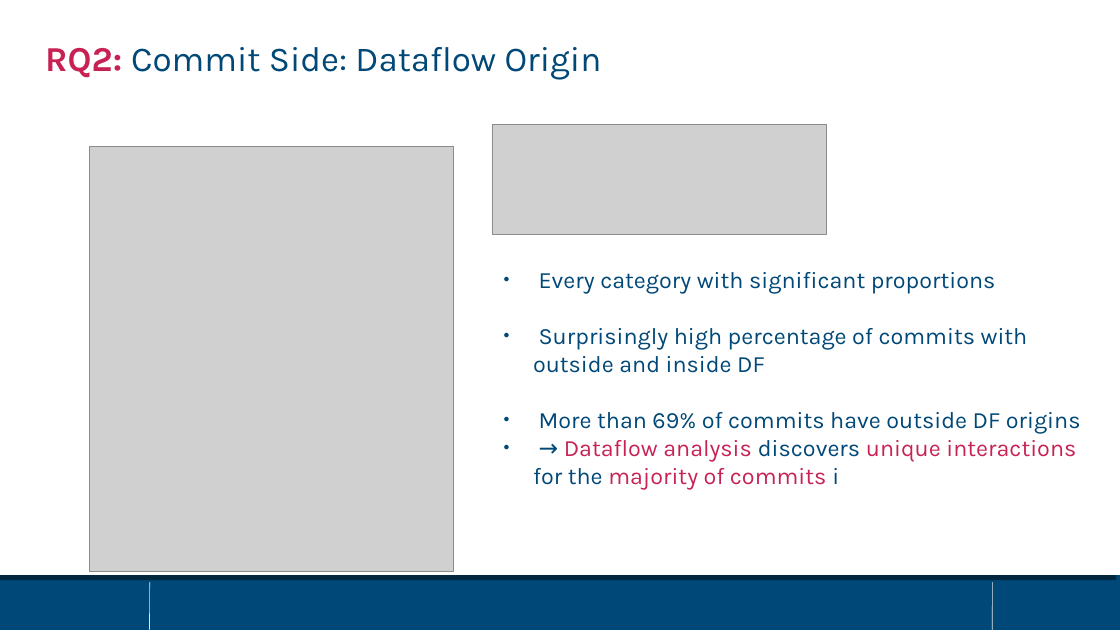
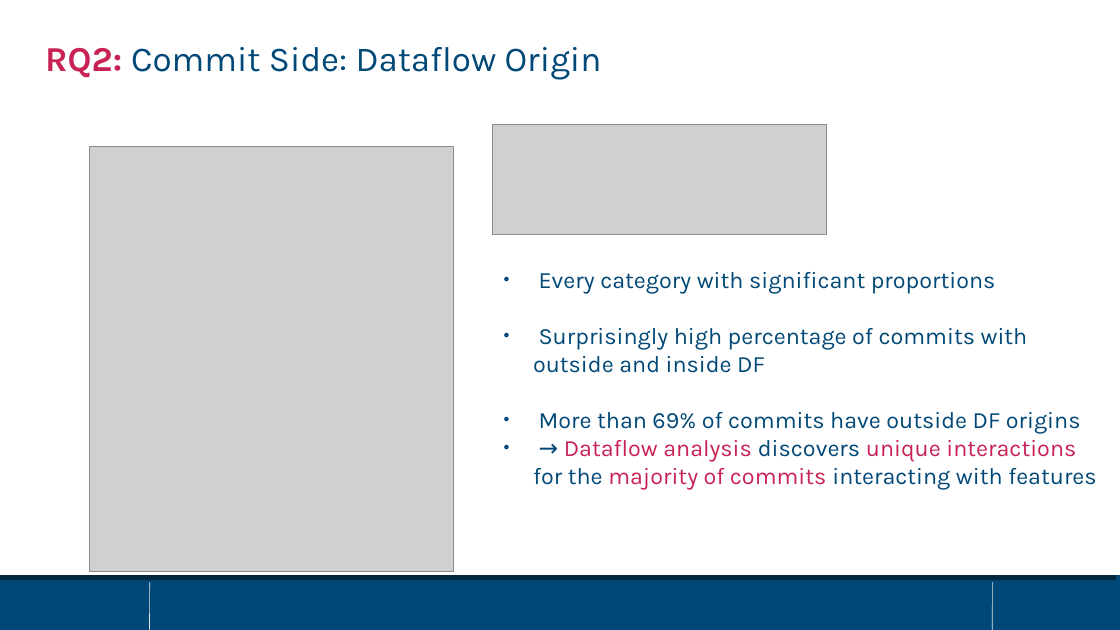
Before and after one commit to sisteu56/bachelor, a slide deck: slide 13 of pres/bachelor_thesis_pres.odp. Drawn at 1120x630 pixels with LibreOffice and Linux fonts; fonts in the diff are those of the drawing; grey boxes stand for pictures. Boxes give left, top, right and bottom in pixels: in the first picture for what was removed or moved away, otherwise in the second. Text is boxed around its words. In the diff, an @@ line names an element or a change of style, - is before the commit and + after.

```diff
--- a/pres/bachelor_thesis_pres.odp
+++ b/pres/bachelor_thesis_pres.odp
@@ text at <box>533,440,1096,489</box>: text changed @@
-● → Dataflow analysis discovers unique interactions for the majority of commits i
+● → Dataflow analysis discovers unique interactions for the majority of commits interacting with features
```
Also in this commit, not shown: 17 other slides changed, 4 other files.
